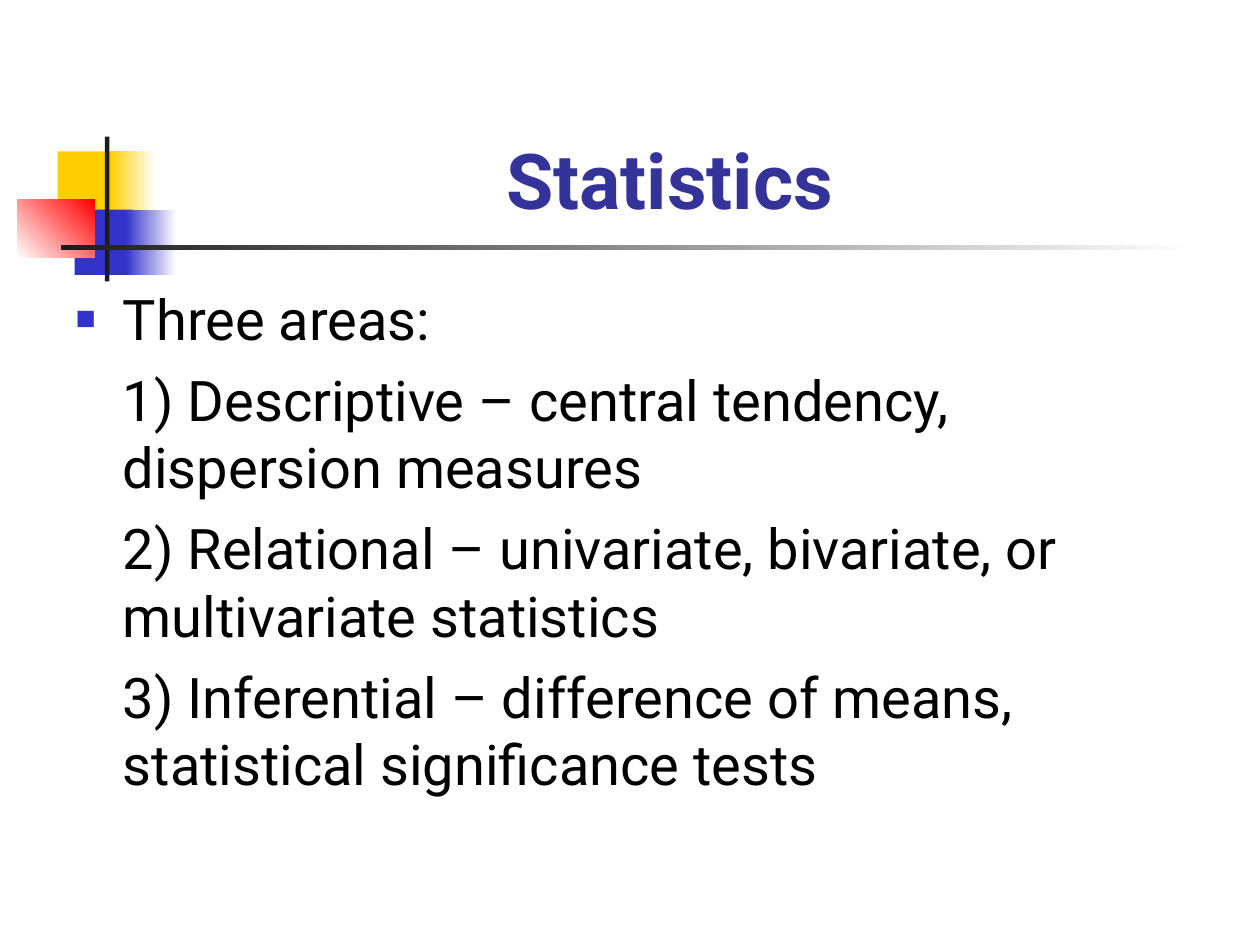
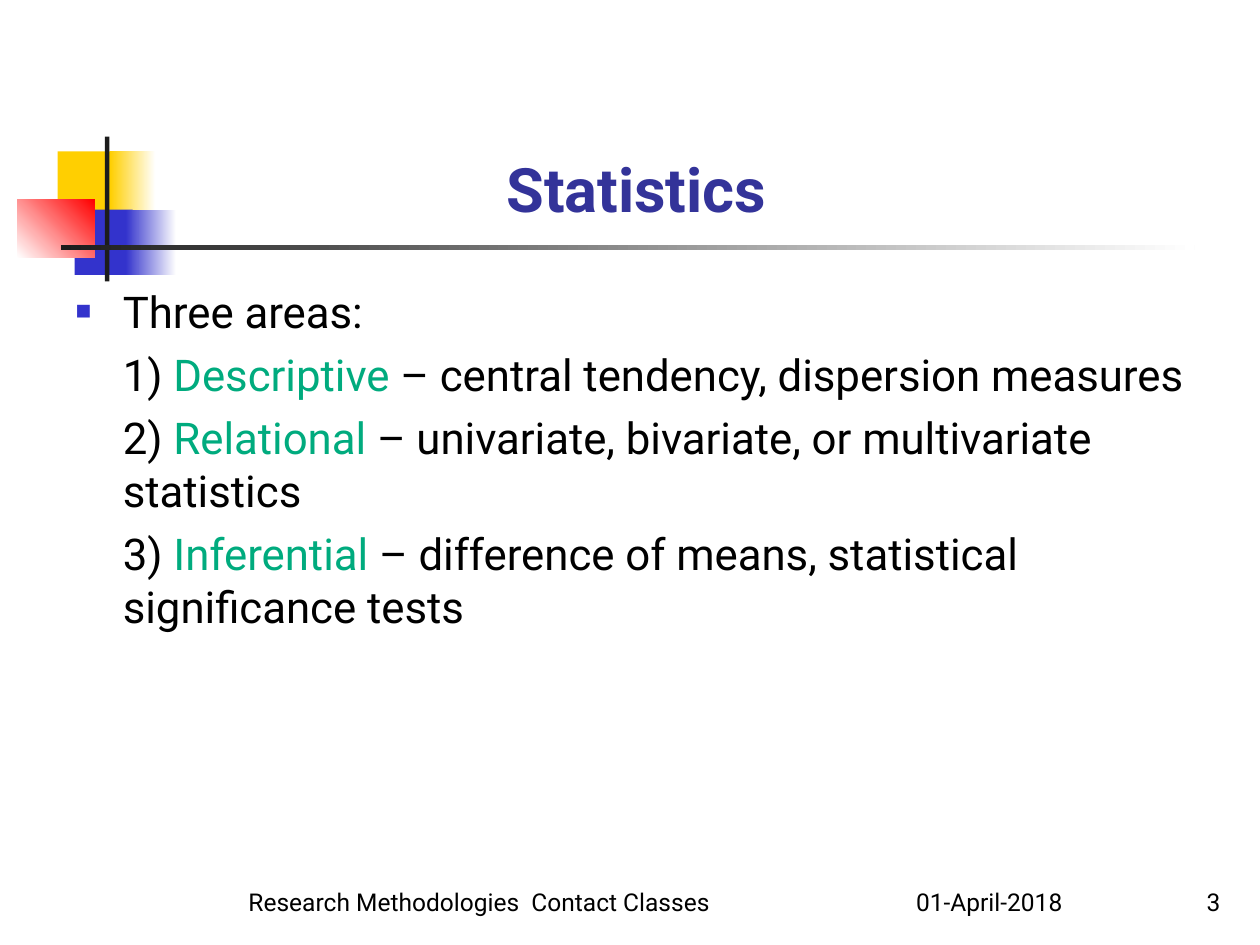
Before and after one commit to serializability/Research-Talk, a slide deck: slide 3 of Univariate Data Analysis.ppt. Drawn at 1260x945 pixels with LibreOffice and Linux fonts; fonts in the diff are those of the drawing. Boxes give left, top, right and bottom in pixels: in the first picture for what was removed or moved away, otherwise in the second. Text is boxed around its words. In the diff, an @@ line names an element or a change of style, - is before the commit and + after.

```diff
--- a/Univariate Data Analysis.ppt
+++ b/Univariate Data Analysis.ppt
@@ title "Statistics" at (x1=506, y1=167, x2=766, y2=213): size 44 to 35 pt @@
@@ text "Three areas:" at (x1=123, y1=295, x2=1183, y2=632): size 32 to 25 pt; text colour #000000 to #00AB7E in "Descriptive", "Relational", "Inferential"; less space between paragraphs @@
@@ text added at (x1=248, y1=892, x2=1062, y2=916), 14 pt, text #000000 @@
+Research Methodologies Contact Classes 01-April-2018
@@ page number added at (x1=1207, y1=893, x2=1221, y2=912), 14 pt, text #000000 @@
+3
```
Also in this commit, not shown: 7 other slides changed, 6 slides added, 1 slide removed.
